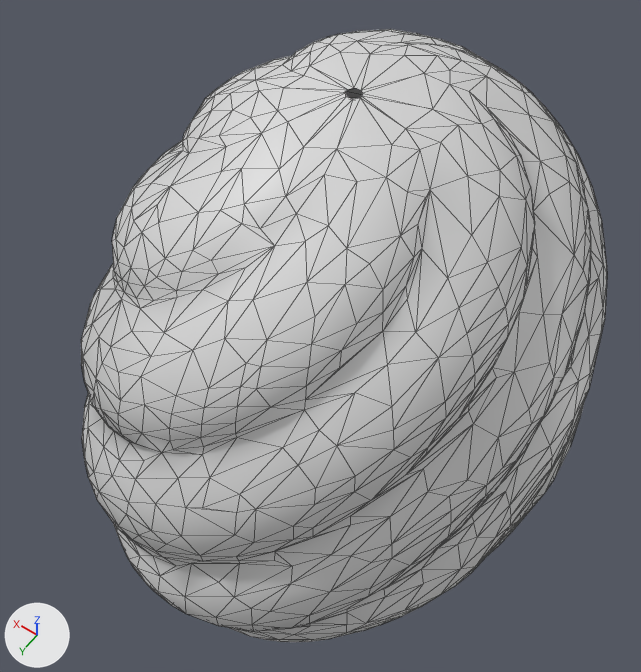
Two versions of the glTF model public/models/doll/hair-turban-m-lo.glb, one commit apart.
Both versions are drawn from a camera (50 mm lens) standing at (-0.136, 0.161, 2.02) and looking at (0.004, -0.034, 1.714). Lighting does not change. The marker at lower left points along +X, +Y and +Z. The older version comes first. Mesh edges are drawn as thin lines.

In view in the first picture: 'Hair_turban'.
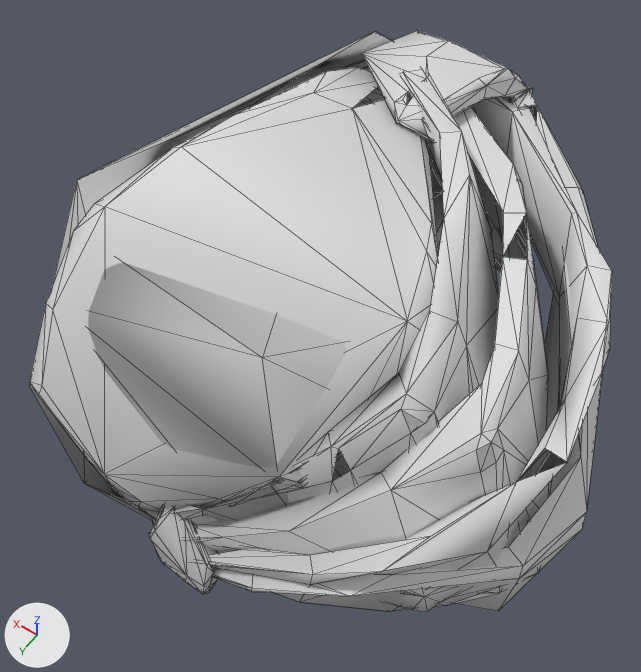
Pixel boxes (x1, y1, x2, y2) of what changed, in the pictures (641 x 672 px):
'Hair_turban', reshaped (11% wider)
    before: (81, 29, 607, 642)
    after: (29, 31, 612, 611)
part 1 of me_hair_turban, rebuilt
    before: (81, 29, 607, 642)
    after: (183, 107, 548, 611)
part 2 of me_hair_turban, rebuilt (not visible before)
    after: (29, 67, 439, 520)
part 3 of me_hair_turban, added (mostly hidden)
    after: (29, 32, 441, 520)
part 4 of me_hair_turban, added
    after: (149, 505, 218, 594)
part 5 of me_hair_turban, added
    after: (213, 31, 603, 611)
part 6 of me_hair_turban, added
    after: (153, 74, 499, 526)
part 7 of me_hair_turban, added
    after: (209, 97, 612, 611)
part 8 of me_hair_turban, added
    after: (433, 187, 503, 271)

Diff of the bpy script that builds the scene:
```diff
--- a/public/models/doll/hair-turban-m-lo.glb.py
+++ b/public/models/doll/hair-turban-m-lo.glb.py
@@ me_hair_turban @@
 # used by ob_hair_turban; location = (0.0, 0.0, 0.0)
-me_hair_turban.from_pydata(...)  # 1357 vertices, 2549 faces; spans x -0.108..0.107, y -0.183..0.085, z 1.631..1.834
+me_hair_turban.from_pydata(...)  # 982 vertices, 1774 faces; spans x -0.13..0.124, y -0.154..0.07, z 1.607..1.813
+# me_hair_turban part 1: the loose piece of 1110 vertices spanning x -0.108..0.107, y -0.183..0.085, z 1.631..1.834 is rebuilt with 118 vertices and now spans x -0.116..0.028, y -0.137..0.064, z 1.638..1.803
+# me_hair_turban part 2: the loose piece of 247 vertices spanning x -0.079..0.079, y -0.153..0.056, z 1.631..1.784 is rebuilt with 94 vertices and now spans x -0.06..0.095, y -0.105..0.063, z 1.665..1.8
+# me_hair_turban part 3: a new loose piece of 195 vertices spanning x -0.026..0.124, y -0.151..0.068, z 1.615..1.804, in mat_hair_solid
+# me_hair_turban part 4: a new loose piece of 176 vertices spanning x -0.012..0.031, y 0.024..0.07, z 1.613..1.683, in mat_hair_solid
+# me_hair_turban part 5: a new loose piece of 129 vertices spanning x -0.13..0.034, y -0.133..0.065, z 1.607..1.811, in mat_hair_solid
+# me_hair_turban part 6: a new loose piece of 113 vertices spanning x -0.096..0.031, y -0.13..0.062, z 1.646..1.813, in mat_hair_solid
+# me_hair_turban part 7: a new loose piece of 93 vertices spanning x -0.123..0.017, y -0.139..0.066, z 1.634..1.799, in mat_hair_solid
+# me_hair_turban part 8: a new loose piece of 64 vertices spanning x -0.049..0.024, y -0.154..-0.12, z 1.694..1.736, in mat_hair_solid
 me_hair_turban.materials.append(mat_hair_solid)
```
